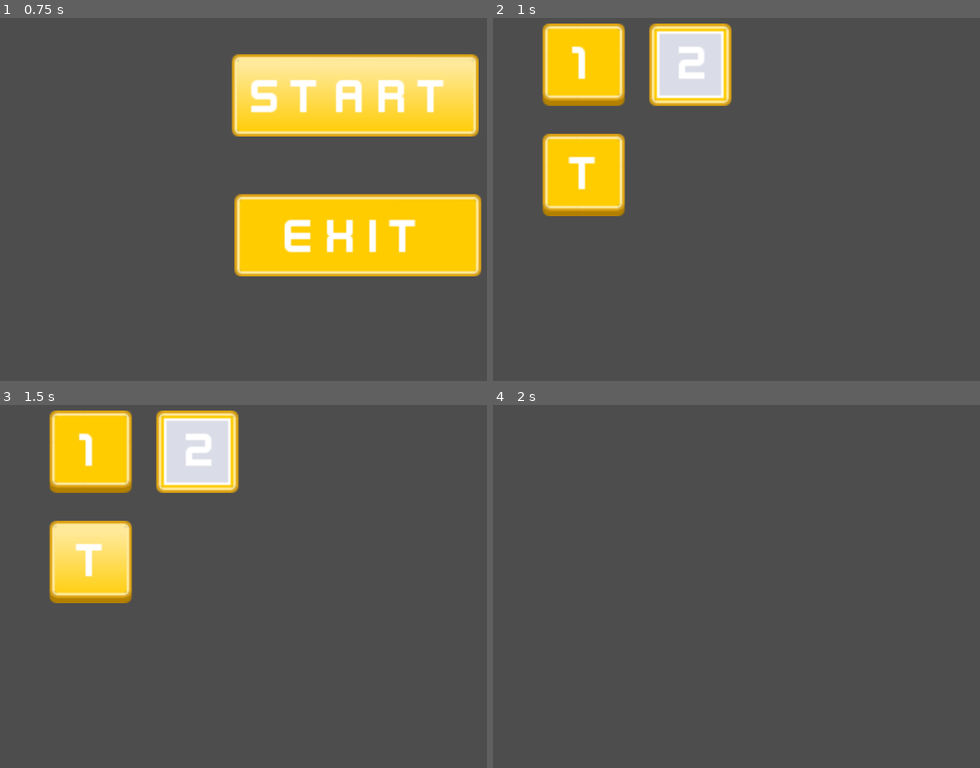
Above: before the commit, frames 1-4 (two rows, left to right).
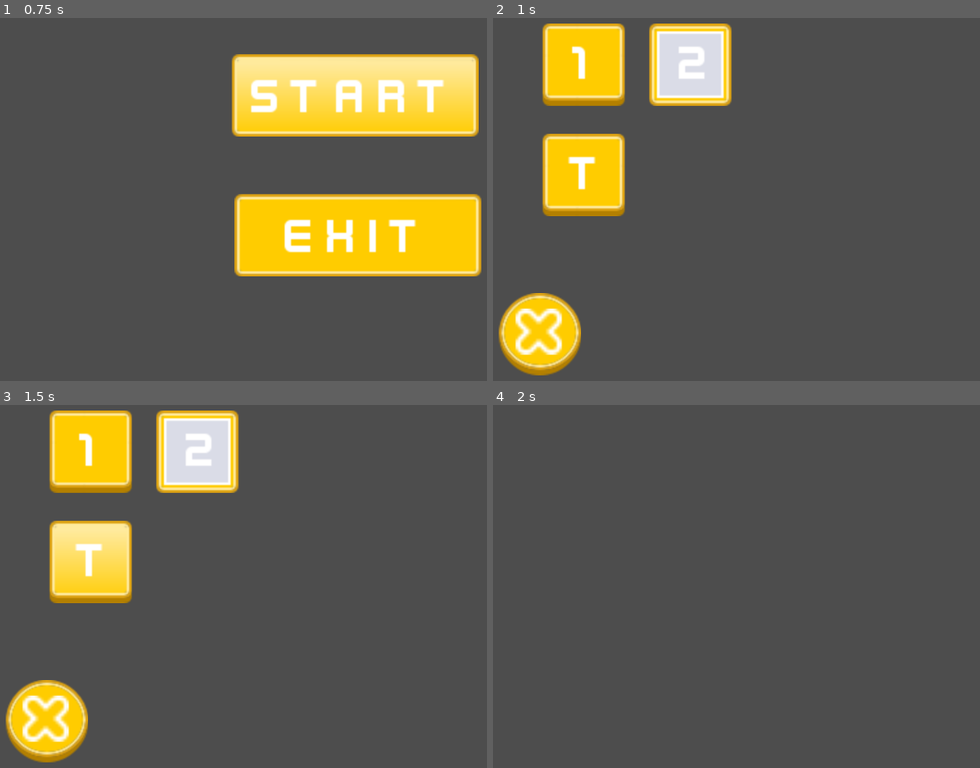
Above: after the commit, the same moments.

Repository: SirKorba/Kenney_Jam_Game
Game: Godot game, scene res://Scenes/MainMenu.tscn
Two runs of this game, one before a commit and one after it. Both use one fixed random seed, a clock stepped at 60 frames per second and the inputs below.
Inputs:
- Up to frame 1 (0.75 s): click "Start" at 0.5 s
- Up to frame 2 (1 s): no input
- Up to frame 3 (1.5 s): click "T" at 1.25 s
- Up to frame 4 (2 s): no input

Frame 1 is identical in both runs. In frame 2, 3.1% of the frame differs, in the area x 1-19%, y 75-99%; in frame 3, 3.1%; in frame 4, nothing differs.

Commit message:
Create exit to main menu button

Diff:
--- a/Scenes/Levels_menu.tscn
+++ b/Scenes/Levels_menu.tscn
@@ -1,5 +1,11 @@
-[gd_scene load_steps=2 format=3 uid="uid://cvxp08vs8n6cr"]
+[gd_scene load_steps=8 format=3 uid="uid://cvxp08vs8n6cr"]
 
+[ext_resource type="Texture2D" uid="uid://rvj2h65pg0nl" path="res://Sprites/Ui/button_round_depth_flat.svg" id="2_jpimc"]
+[ext_resource type="Texture2D" uid="uid://byg1g85ltwf0y" path="res://Sprites/Ui/button_round_depth_gloss.svg" id="3_what1"]
+[ext_resource type="Texture2D" uid="uid://dclp5fmtmnjl0" path="res://Sprites/Ui/button_round_depth_gradient.svg" id="4_8ihh8"]
+[ext_resource type="Script" path="res://Scripts/Exit_to_mainmenu_button.gd" id="5_bfkn8"]
+[ext_resource type="Texture2D" uid="uid://uq7gmvihabes" path="res://Sprites/Ui/icon_outline_cross.svg" id="5_hvlhr"]
+[ext_resource type="AudioStream" uid="uid://bjqyjd56ds5wr" path="res://Sounds/Ui/click-a.ogg" id="7_vjc1x"]
 [ext_resource type="PackedScene" uid="uid://dxgw1dh576mtm" path="res://Prefabs/Change_level_button.tscn" id="8_h355i"]
 
 [node name="Control" type="Control"]
@@ -33,6 +39,26 @@
 offset_bottom = 267.0
 level = "2"
 
+[node name="Exit" type="TextureButton" parent="."]
+layout_mode = 0
+offset_left = 302.0
+offset_top = 413.0
+offset_right = 366.0
+offset_bottom = 477.0
+texture_normal = ExtResource("2_jpimc")
+texture_pressed = ExtResource("3_what1")
+texture_hover = ExtResource("4_8ihh8")
+script = ExtResource("5_bfkn8")
+
+[node name="Sprite2D" type="Sprite2D" parent="Exit"]
+position = Vector2(31, 30)
+scale = Vector2(2, 2)
+texture = ExtResource("5_hvlhr")
+
+[node name="Click_sound" type="AudioStreamPlayer2D" parent="Exit"]
+position = Vector2(480, 220)
+stream = ExtResource("7_vjc1x")
+
 [node name="Camera2D" type="Camera2D" parent="."]
 position = Vector2(576, 326)
 zoom = Vector2(2, 2)
--- /dev/null
+++ b/Scripts/Exit_to_mainmenu_button.gd
@@ -0,0 +1,6 @@
+extends TextureButton
+
+func _pressed():
+	$Click_sound.play()
+	await get_tree().create_timer(0.35).timeout
+	get_tree().change_scene_to_file("res://Scenes/MainMenu.tscn")
